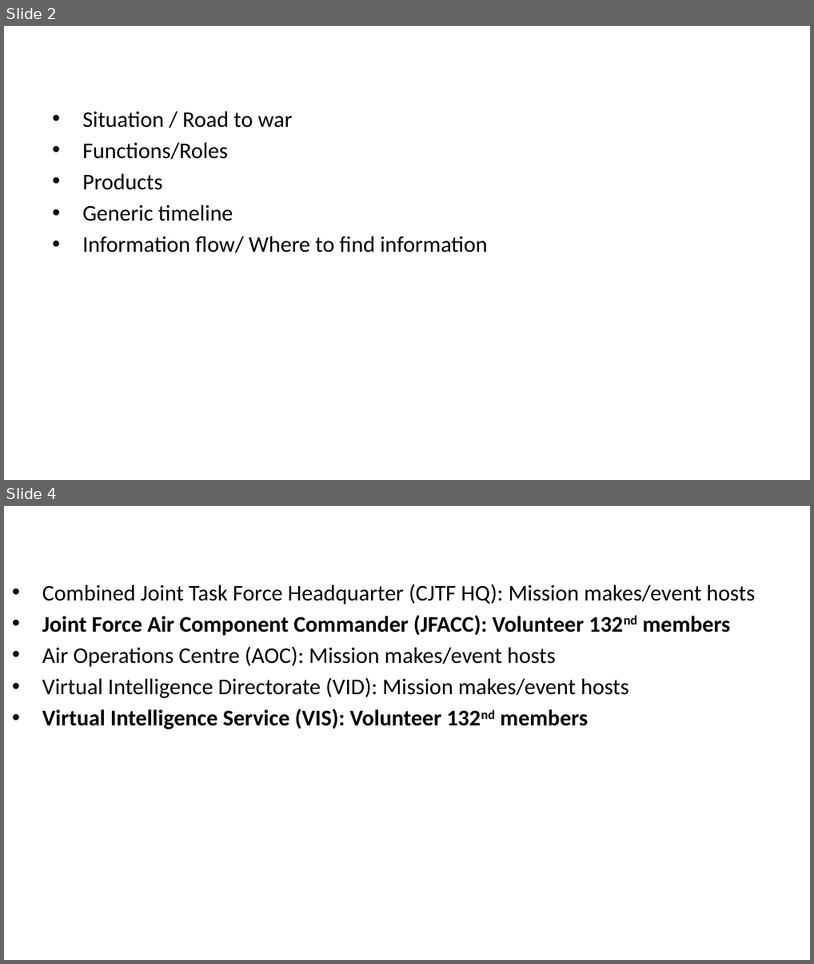
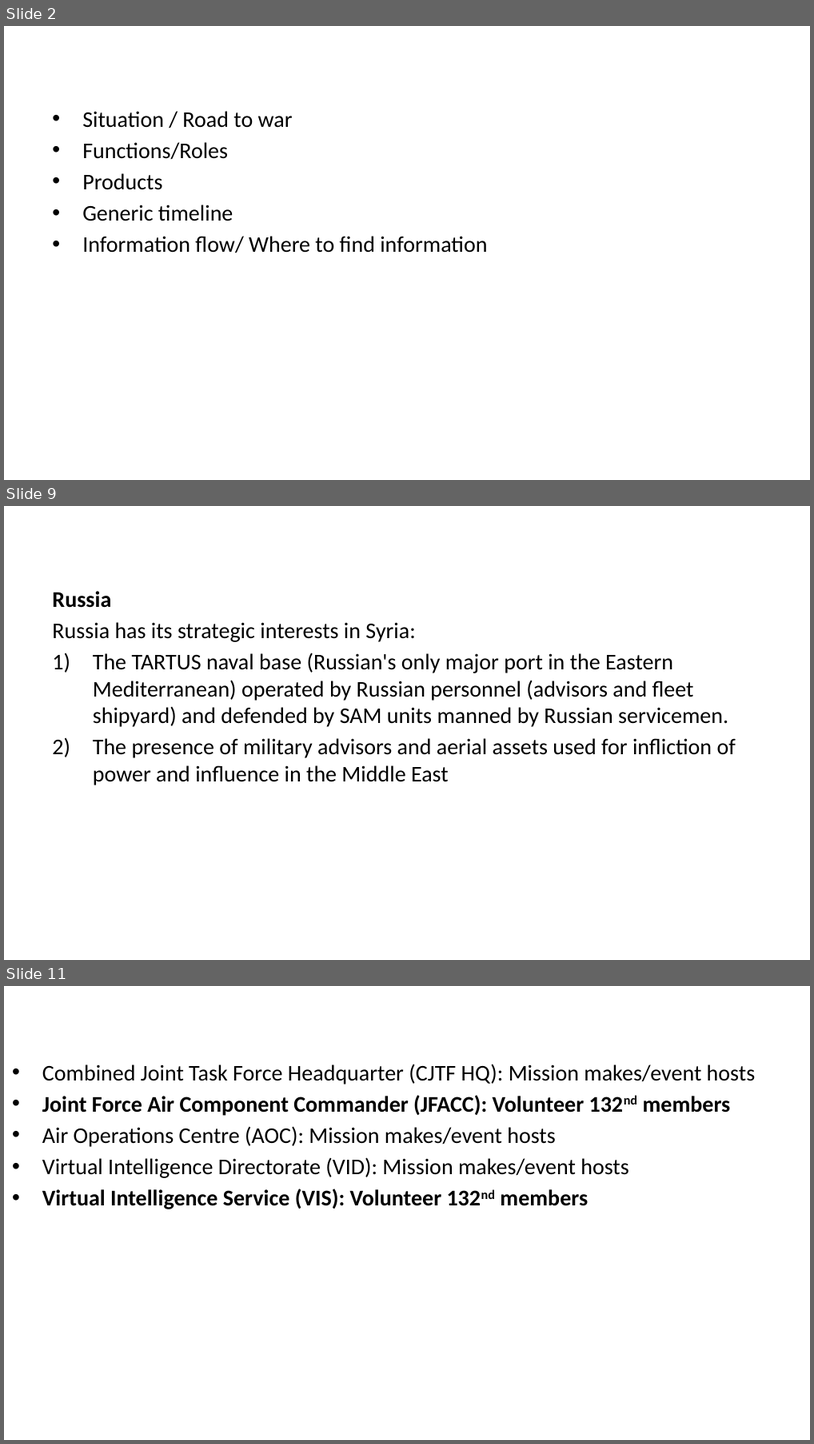
Before and after one commit to 132nd-vWing/OPAR-Brief, a slide deck: UNDER DEVELOPMENT/132nd OP ACTIVE RESOLVE Introduction Brief.pptx. Shown one above the other, each under a label of ours: slides 2 and 4 before the commit, slides 2, 9 and 11 after it; the slides between them are not shown. The pictures are 814x964 and 814x1444 pixels, drawn with LibreOffice and Linux fonts; fonts in the diff are those of the drawing; background and template pictures are left out. Boxes give left, top, right and bottom in pixels: in the first picture for what was removed or moved away, otherwise in the second. Text is boxed around its words. In the diff, an @@ line names an element or a change of style, - is before the commit and + after.

Commit message:
Added content to SITUATION slides

```diff
--- a/UNDER DEVELOPMENT/132nd OP ACTIVE RESOLVE Introduction Brief.pptx
+++ b/UNDER DEVELOPMENT/132nd OP ACTIVE RESOLVE Introduction Brief.pptx
@@ slide 9 added at box(4, 506, 810, 960), background #FFFFFF @@
@@ title added at box(52, 591, 111, 608), 28 pt, text #FFFFFF, bold @@
+SITUATION - Russia
@@ text added at box(52, 622, 736, 785), 20 pt, text #000000 @@
+Russia
+Russia has its strategic interests in Syria:
+1) The TARTUS naval base (Russian's only major port in the Eastern Mediterranean) operated by Russian personnel (advisors and fleet shipyard) and defended by SAM units manned by Russian servicemen.
+2) The presence of military advisors and aerial assets used for infliction of power and influence in the Middle East
@@ what was slide 4 is now slide 11 @@
```
Also in this commit, not shown: 7 other slides added, 1 slide removed, 1 other file.
